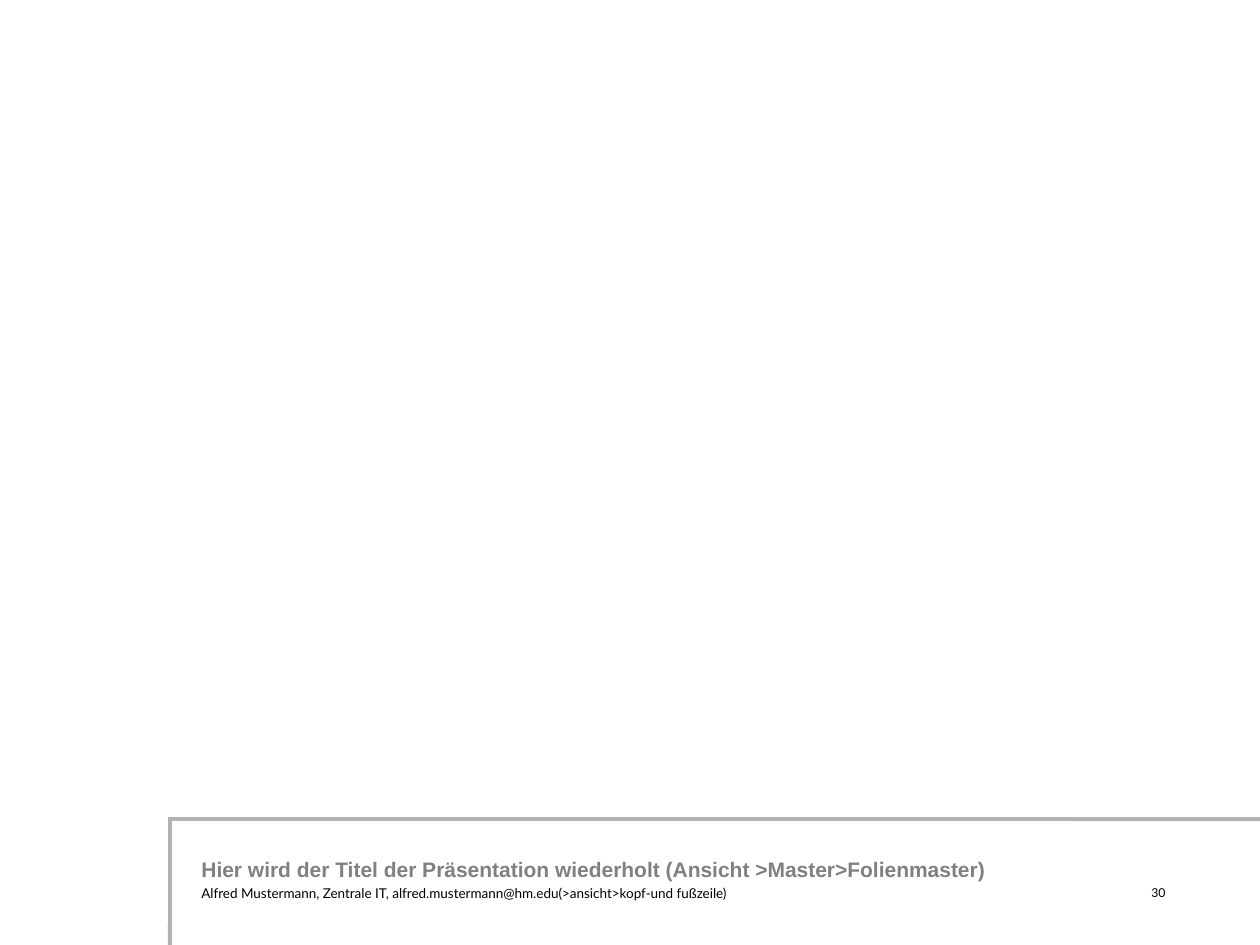
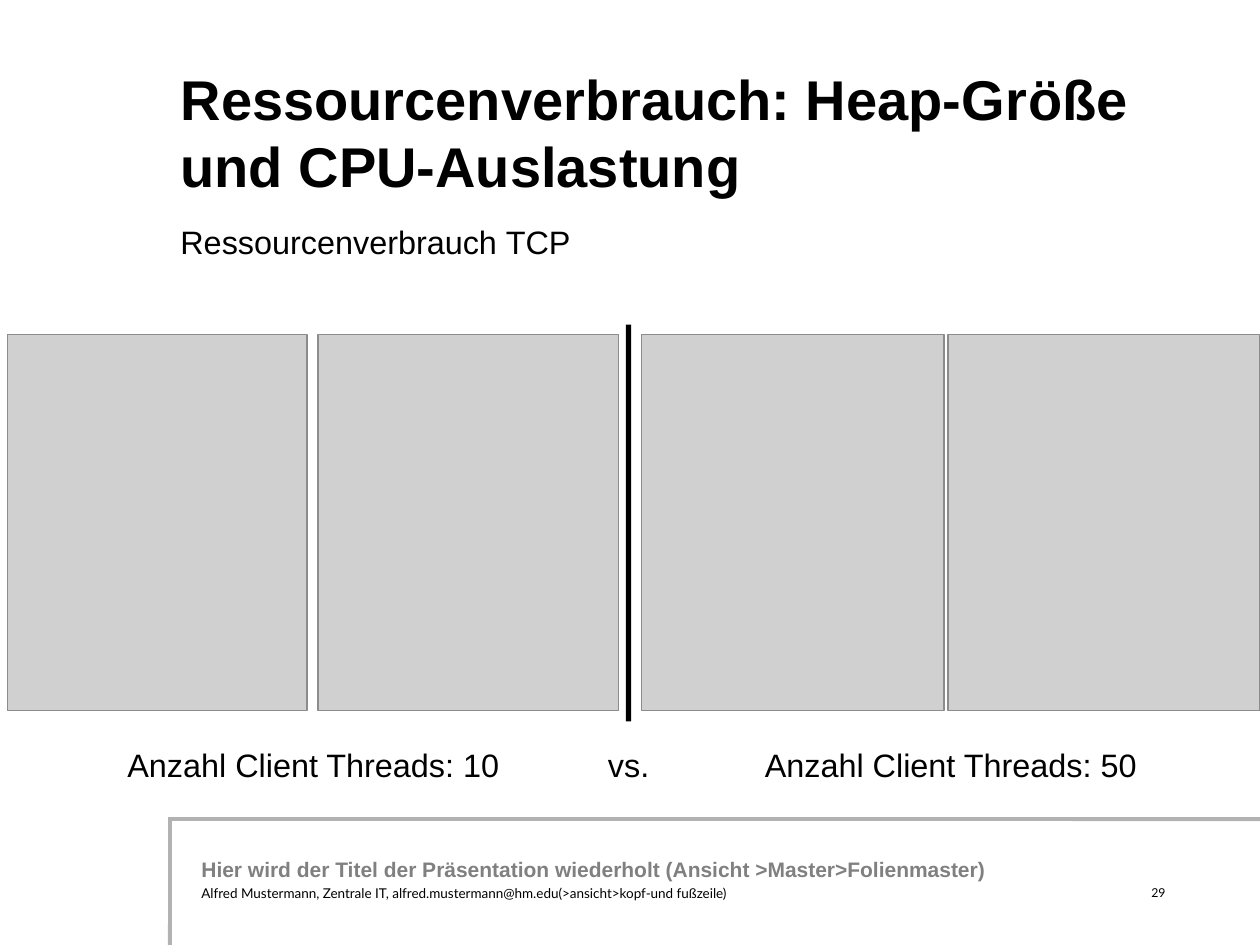
Before and after one commit to simonsymhoven/Datenkommunikation, a slide deck: slide 29 of Aufgabe 1/powerpointpraesentation.ppt (slide 30 before the commit). Drawn at 1260x945 pixels with LibreOffice and Linux fonts; fonts in the diff are those of the drawing; grey boxes stand for pictures; background and template pictures are left out. Boxes give left, top, right and bottom in pixels: in the first picture for what was removed or moved away, otherwise in the second. Text is boxed around its words. In the diff, an @@ line names an element or a change of style, - is before the commit and + after.

```diff
--- a/Aufgabe 1/powerpointpraesentation.ppt
+++ b/Aufgabe 1/powerpointpraesentation.ppt
@@ title added at (181, 79, 1128, 198), 32 pt, text #000000, bold @@
+Ressourcenverbrauch: Heap-Größe und CPU-Auslastung
@@ text added at (180, 230, 571, 255), 18.5 pt, text #000000 @@
+Ressourcenverbrauch TCP
@@ line added from (629, 325) to (629, 722), #000000 3 pt @@
@@ picture added at (8, 335, 307, 711) @@
@@ picture added at (318, 334, 619, 711) @@
@@ picture added at (641, 334, 944, 711) @@
@@ picture added at (948, 334, 1260, 711) @@
@@ text added at (127, 753, 499, 778), 18.5 pt, text #000000 @@
+Anzahl Client Threads: 10
@@ text added at (608, 759, 649, 778), 18.5 pt, text #000000 @@
+vs.
@@ text added at (765, 753, 1137, 778), 18.5 pt, text #000000 @@
+Anzahl Client Threads: 50
@@ page number at (1151, 888, 1165, 897): text changed @@
-30
+29
```
Also in this commit, not shown: 20 other slides changed, 4 slides added, 1 slide removed, 3 other files.
